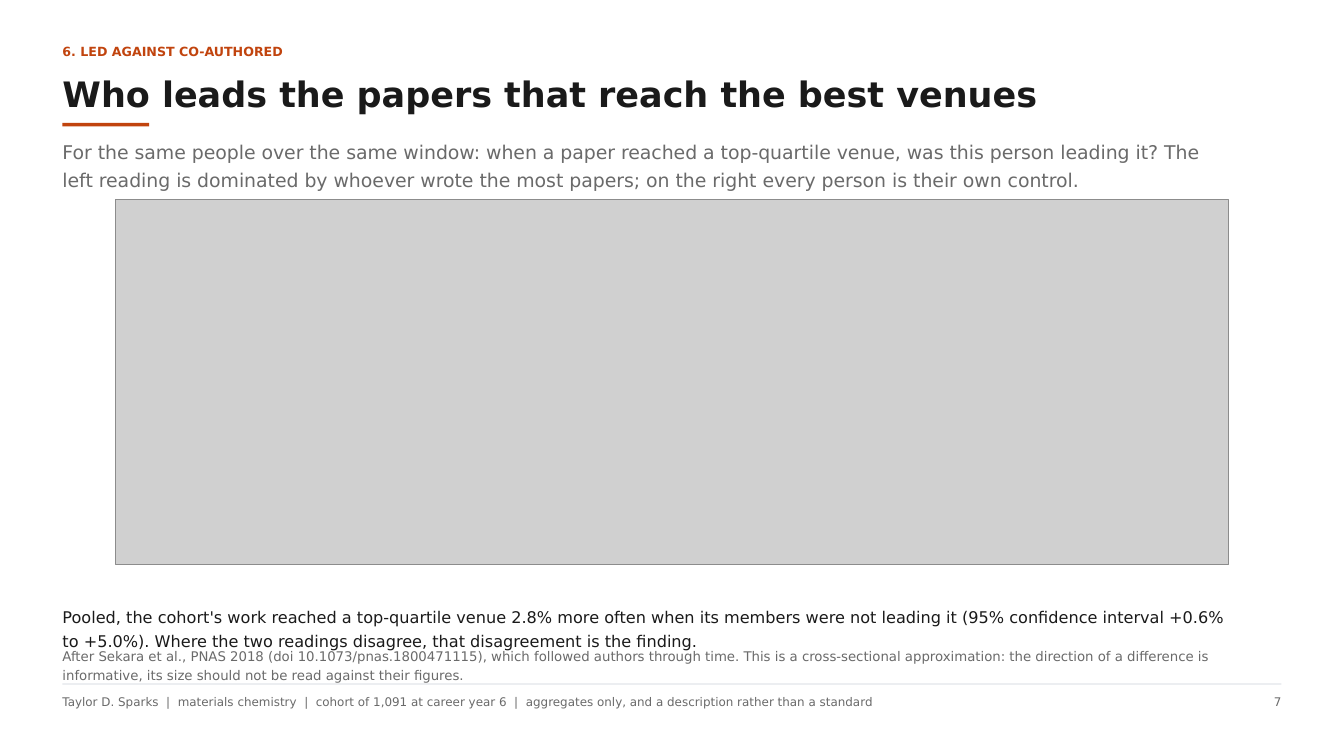
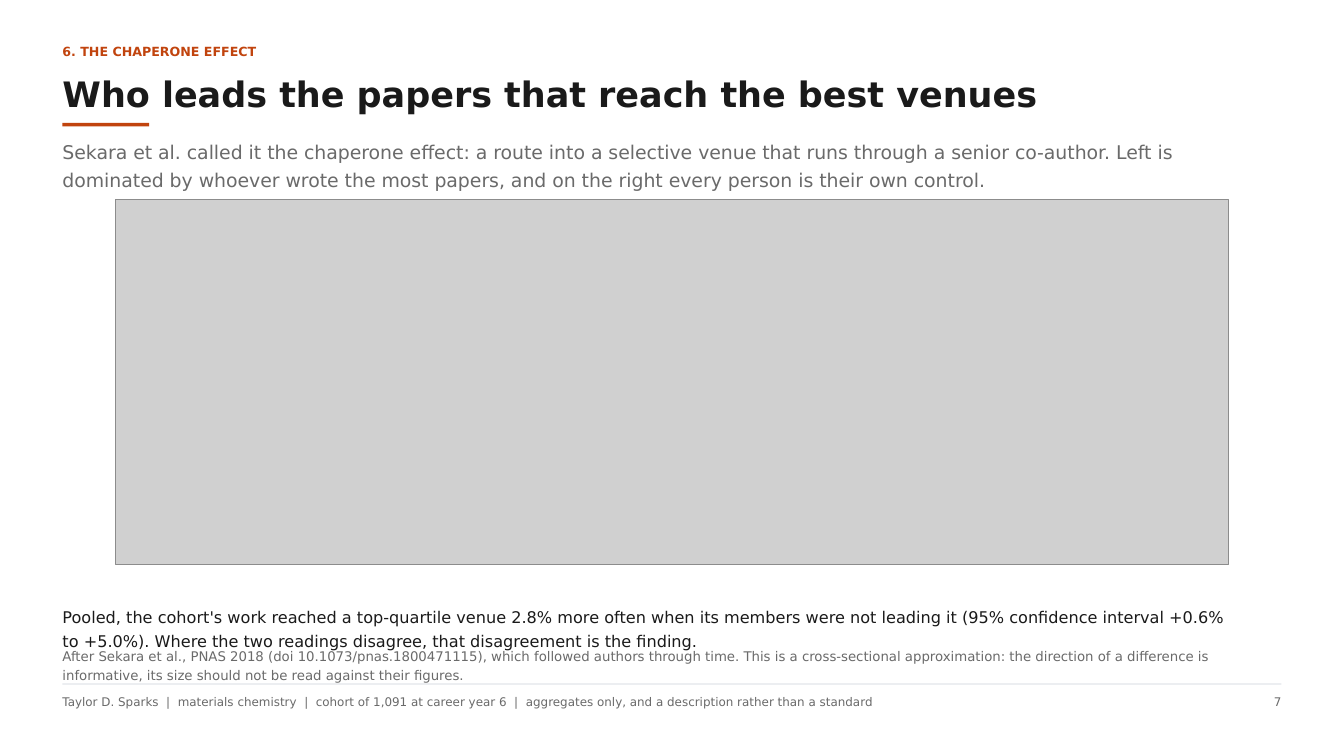
Before and after one commit to sp8rks/tenuretrack, a slide deck: slide 7 of examples/taylor-sparks/results/taylor-d-sparks.pptx. Drawn at 1344x756 pixels with LibreOffice and Linux fonts; fonts in the diff are those of the drawing; grey boxes stand for pictures. Boxes give left, top, right and bottom in pixels: in the first picture for what was removed or moved away, otherwise in the second. Text is boxed around its words. In the diff, an @@ line names an element or a change of style, - is before the commit and + after.

```diff
--- a/examples/taylor-sparks/results/taylor-d-sparks.pptx
+++ b/examples/taylor-sparks/results/taylor-d-sparks.pptx
@@ text at <box>62,46,256,56</box>: text changed @@
-6. LED AGAINST CO-AUTHORED
+6. THE CHAPERONE EFFECT
@@ text at <box>62,144,1173,191</box>: text changed @@
-For the same people over the same window: when a paper reached a top-quartile venue, was this person leading it? The left reading is dominated by whoever wrote the most papers; on the right every person is their own control.
+Sekara et al. called it the chaperone effect: a route into a selective venue that runs through a senior co-author. Left is dominated by whoever wrote the most papers, and on the right every person is their own control.
```
Also in this commit, not shown: 1 other slide changed, 23 other files.
